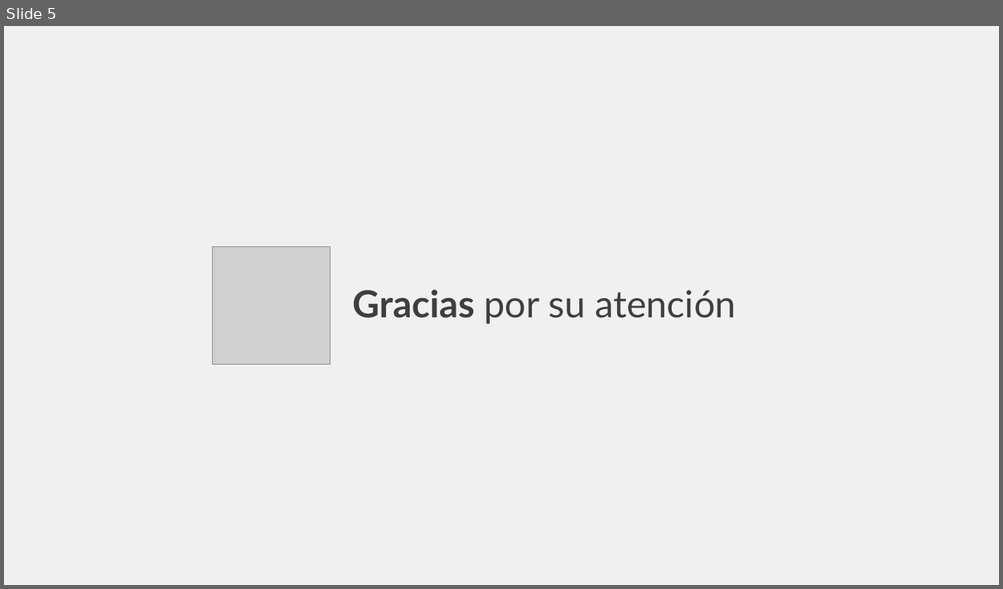
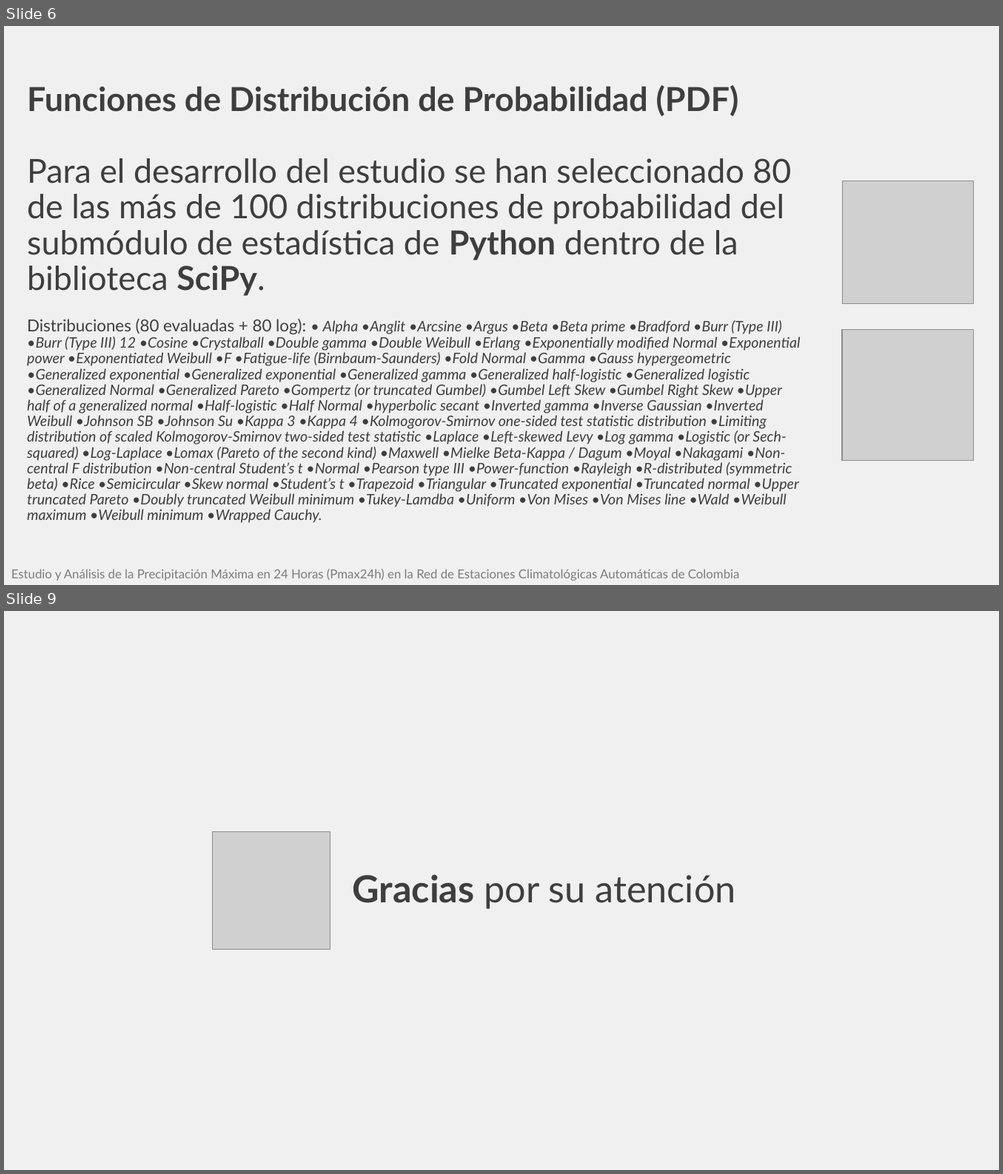
Before and after one commit to rcfdtools/R.HydroTools, a slide deck: tool/PMP/file/report/SCI_XXVI_SNHH26_Presentacion_PMax24HAutomColombia_v1.pptx. Shown one above the other, each under a label of ours: slide 5 before the commit, slides 6 and 9 after it; the slides between them are not shown. The pictures are 1003x589 and 1003x1174 pixels, drawn with LibreOffice and Linux fonts; fonts in the diff are those of the drawing; grey boxes stand for pictures. Boxes give left, top, right and bottom in pixels: in the first picture for what was removed or moved away, otherwise in the second. Text is boxed around its words. In the diff, an @@ line names an element or a change of style, - is before the commit and + after.

Commit message:
General update.

```diff
--- a/tool/PMP/file/report/SCI_XXVI_SNHH26_Presentacion_PMax24HAutomColombia_v1.pptx
+++ b/tool/PMP/file/report/SCI_XXVI_SNHH26_Presentacion_PMax24HAutomColombia_v1.pptx
@@ slide 6 added at bbox=[4, 26, 999, 585], background #F0F0F0 @@
@@ title added at bbox=[27, 85, 800, 523], 14 pt, text #3E3E3E, italic @@
+Funciones de Distribución de Probabilidad (PDF)
+Para el desarrollo del estudio se han seleccionado 80 de las más de 100 distribuciones de probabilidad del submódulo de estadística de Python dentro de la biblioteca SciPy.
+Distribuciones (80 evaluadas + 80 log): • Alpha •Anglit •Arcsine •Argus •Beta •Beta prime •Bradford •Burr (Type III) •Burr (Type III) 12 •Cosine •Crystalball •Double gamma •Double Weibull •Erlang •Exponentially modified Normal •Exponential power •Exponentiated Weibull •F •Fatigue-life (Birnbaum-Saunders) •Fold Normal •Gamma •Gauss hypergeometric •Generalized exponential •Generalized exponential •Generalized gamma •Generalized half-logistic •Generalized logistic •Generalized Normal •Generalized Pareto •Gompertz (or truncated Gumbel) •Gumbel Left Skew •Gumbel Right Skew •Upper half of a generalized normal •Half-logistic •Half Normal •hyperbolic secant •Inverted gamma •Inverse Gaussian •Inverted Weibull •Johnson SB •Johnson Su •Kappa 3 •Kappa 4 •Kolmogorov-Smirnov one-sided test statistic distribution •Limiting distribution of scaled Kolmogorov-Smirnov two-sided test statistic •Laplace •Left-skewed Levy •Log gamma •Logistic (or Sech-squared) •Log-Laplace •Lomax (Pareto of the second kind) •Maxwell •Mielke Beta-Kappa / Dagum •Moyal •Nakagami •Non-central F distribution •Non-central Student’s t •Normal •Pearson type III •Power-function •Rayleigh •R-distributed (symmetric beta) •Rice •Semicircular •Skew normal •Student’s t •Trapezoid •Triangular •Truncated exponential •Truncated normal •Upper truncated Pareto •Doubly truncated Weibull minimum •Tukey-Lamdba •Uniform •Von Mises •Von Mises line •Wald •Weibull maximum •Weibull minimum •Wrapped Cauchy.
@@ picture added at bbox=[842, 181, 973, 304] @@
@@ picture added at bbox=[842, 329, 973, 461] @@
@@ text added at bbox=[11, 569, 740, 581], 12 pt, text #7C7C7C @@
+Estudio y Análisis de la Precipitación Máxima en 24 Horas (Pmax24h) en la Red de Estaciones Climatológicas Automáticas de Colombia
@@ what was slide 5 is now slide 9 @@
```
Also in this commit, not shown: 4 slides changed, 3 other slides added, 1 other file.
